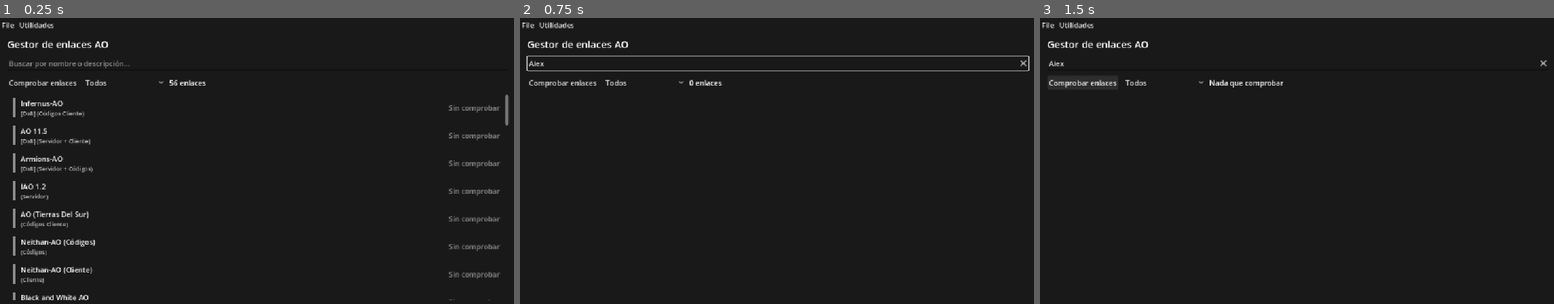
Above: before the commit, frames 1-3 (left to right).
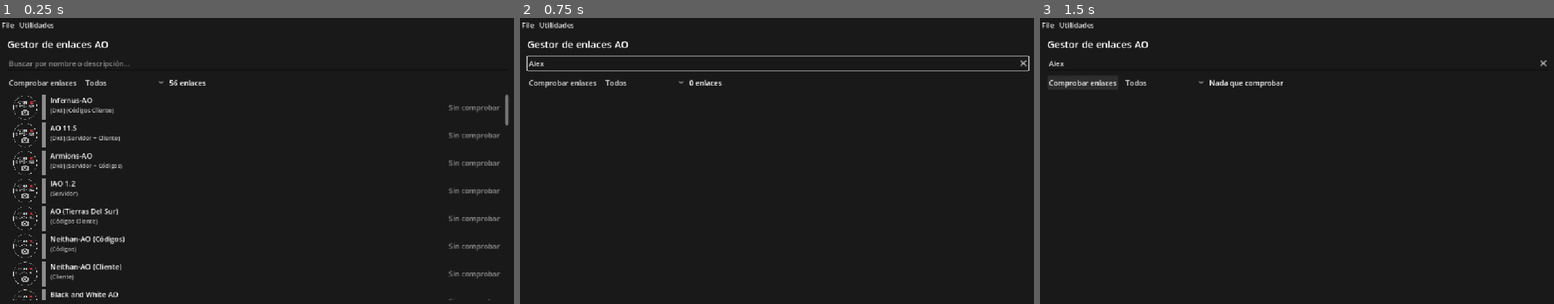
Above: after the commit, the same moments.

Repository: scorpio21/gestor-de-enlaces
Game: Godot game, scene res://scenes/Main.tscn
Two runs of this game, one before a commit and one after it. Both use one fixed random seed, a clock stepped at 60 frames per second and the inputs below.
Inputs (mouse positions are in pixels of both pictures, inside the frame that each line leads up to):
- Up to frame 1 (0.25 s): no input
- Up to frame 2 (0.75 s): click (777, 63) at 0.52 s; type "Alex" at 0.6 s
- Up to frame 3 (1.5 s): click "Comprobar enlaces" at 1.25 s

The runs differ from the first frame. In frame 1, 4.3% of the frame differs, in the area x 2-98%, y 26-99%; in frame 2, nothing differs; in frame 3, nothing differs.

Commit message:
feat: miniatura de captura en ListItem con placeholder

Diff:
--- a/scenes/ListItem.tscn
+++ b/scenes/ListItem.tscn
@@ -1,6 +1,7 @@
-[gd_scene load_steps=2 format=3 uid="uid://bgestoritem001"]
+[gd_scene load_steps=3 format=3 uid="uid://bgestoritem001"]
 
 [ext_resource type="Script" path="res://scripts/list_item.gd" id="1_item"]
+[ext_resource type="Texture2D" path="res://Assets/png/no-disponible.png" id="2_placeholder"]
 
 [node name="ListItem" type="Button"]
 custom_minimum_size = Vector2(0, 56)
@@ -25,6 +26,15 @@
 layout_mode = 2
 mouse_filter = 2
 theme_override_constants/separation = 10
+
+[node name="Imagen" type="TextureRect" parent="Margen/Fila"]
+unique_name_in_owner = true
+custom_minimum_size = Vector2(56, 56)
+layout_mode = 2
+mouse_filter = 2
+expand_mode = 1
+stretch_mode = 5
+texture = ExtResource("2_placeholder")
 
 [node name="Indicador" type="ColorRect" parent="Margen/Fila"]
 unique_name_in_owner = true
--- a/scripts/list_item.gd
+++ b/scripts/list_item.gd
@@ -21,13 +21,17 @@
 	mostrar_acciones(valido == false)
 
 
-func setup(nombre: String, descripcion: String, enlace: String) -> void:
+func setup(nombre: String, descripcion: String, enlace: String, imagen := "") -> void:
 	url = enlace
 	text = ""
 	tooltip_text = enlace
 	%NombreLabel.text = nombre
 	%DescripcionLabel.text = descripcion
 	_pintar_estado("Sin comprobar", Color(0.55, 0.55, 0.55, 1))
+	if imagen != "" and FileAccess.file_exists(imagen):
+		var img := Image.load_from_file(imagen)
+		if img != null and not img.is_empty():
+			%Imagen.texture = ImageTexture.create_from_image(img)
 
 
 func aplicar_estado(ok: Variant, texto: String) -> void:
--- a/tests/test_list_item.gd
+++ b/tests/test_list_item.gd
@@ -1,6 +1,8 @@
 extends SceneTree
 
 const LIST_ITEM := preload("res://scenes/ListItem.tscn")
+const PLACEHOLDER := "res://Assets/png/no-disponible.png"
+const BASE := "user://__test_list_item__"
 
 var _fallos := 0
 
@@ -24,6 +26,22 @@
 	_check(_acciones_visibles(caido), "restaurar enlace caído muestra los botones de acción")
 	_check(not _acciones_visibles(valido), "restaurar enlace válido oculta los botones de acción")
 	_check(not _acciones_visibles(fresco), "enlace sin estado oculta los botones de acción")
+
+	var con_imagen := _crear_item()
+	con_imagen.setup("Nom", "Desc", "https://ejemplo.com/v", _generar_png_temporal())
+	var sin_imagen := _crear_item()
+	sin_imagen.setup("Nom", "Desc", "https://ejemplo.com/w", "")
+	var inexistente := _crear_item()
+	inexistente.setup("Nom", "Desc", "https://ejemplo.com/u", BASE + "/no-existe.png")
+
+	root.add_child(con_imagen)
+	root.add_child(sin_imagen)
+	root.add_child(inexistente)
+
+	await process_frame
+	_check(_miniatura_es(con_imagen, false), "miniatura muestra la imagen elegida")
+	_check(_miniatura_es(sin_imagen, true), "sin imagen muestra el placeholder")
+	_check(_miniatura_es(inexistente, true), "imagen inexistente muestra el placeholder")
 
 	if _fallos == 0:
 		print("TESTS OK")
@@ -49,3 +67,22 @@
 	else:
 		_fallos += 1
 		push_error("FALLO: %s" % etiqueta)
+
+
+func _generar_png_temporal() -> String:
+	DirAccess.make_dir_recursive_absolute(BASE)
+	var ruta := BASE + "/prueba.png"
+	var img := Image.create_empty(4, 4, false, Image.FORMAT_RGBA8)
+	img.fill(Color.WHITE)
+	img.save_png(ruta)
+	return ruta
+
+
+func _miniatura_es(item: Control, placeholder_esperado: bool) -> bool:
+	if not item.has_node("%Imagen"):
+		return false
+	var textura: Texture2D = item.get_node("%Imagen").texture
+	if textura == null:
+		return false
+	var es_placeholder := textura.resource_path == PLACEHOLDER
+	return es_placeholder == placeholder_esperado
Binary file added: Assets/png/no-disponible.png
Not shown, added: Assets/png/no-disponible.png.import
